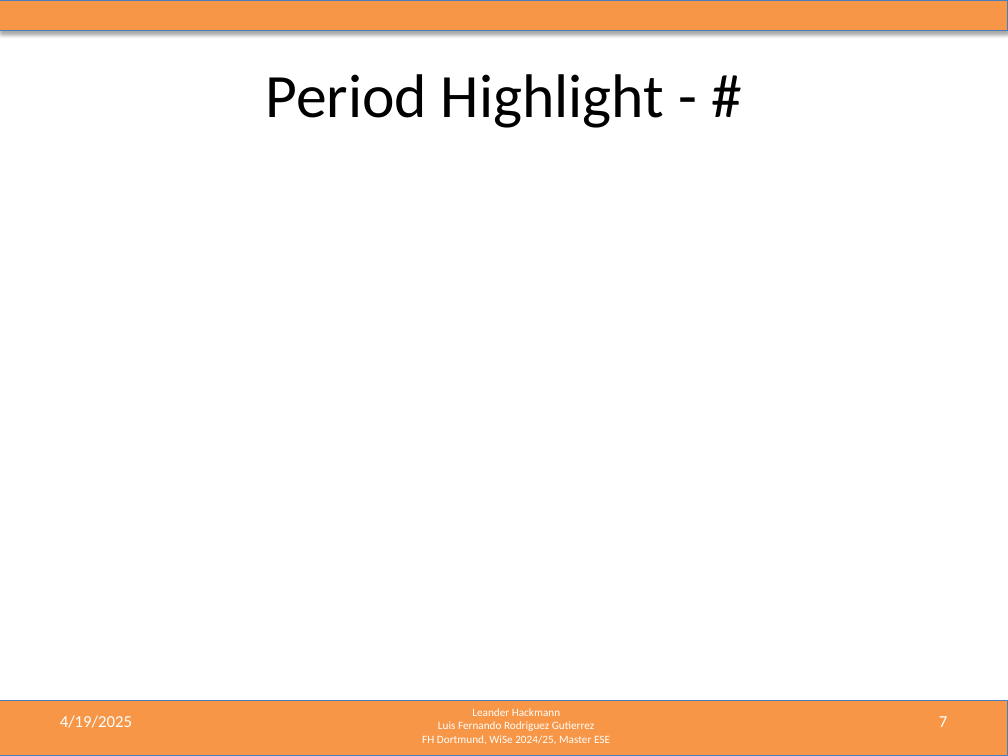
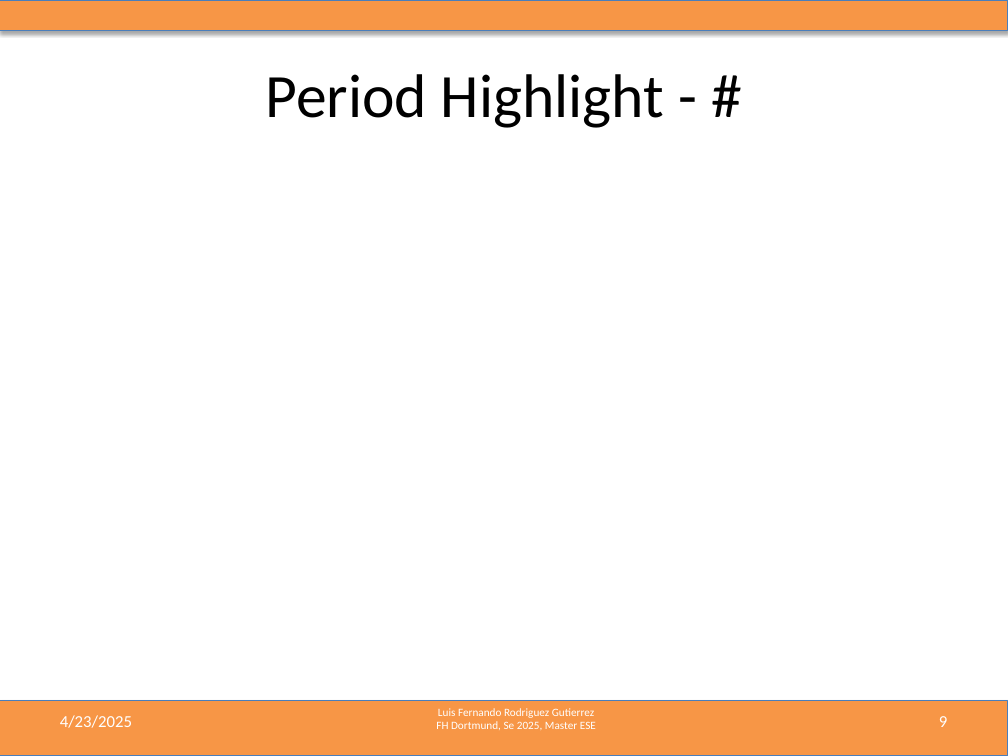
Before and after one commit to LF-RoGu/ResearchProject, a slide deck: slide 9 of 06_PresentationUpdates/mmWave_Radar_Presentation.pptx (slide 7 before the commit). Drawn at 1008x756 pixels with LibreOffice and Linux fonts; fonts in the diff are those of the drawing. Boxes give left, top, right and bottom in pixels: in the first picture for what was removed or moved away, otherwise in the second. Text is boxed around its words. In the diff, an @@ line names an element or a change of style, - is before the commit and + after.

```diff
--- a/06_PresentationUpdates/mmWave_Radar_Presentation.pptx
+++ b/06_PresentationUpdates/mmWave_Radar_Presentation.pptx
@@ text at <box>60,715,132,728</box>: text changed @@
-4/19/2025
+4/23/2025
@@ text at <box>472,708,560,716</box>: paragraph removed @@
-Leander Hackmann
@@ page number at <box>939,716,947,727</box>: text changed @@
-7
+9
@@ text at <box>436,721,596,730</box>: text changed @@
-FH Dortmund, WiSe 2024/25, Master ESE
+FH Dortmund, Se 2025, Master ESE
```
Also in this commit, not shown: 7 other slides changed, 2 slides added, 2 other files.
